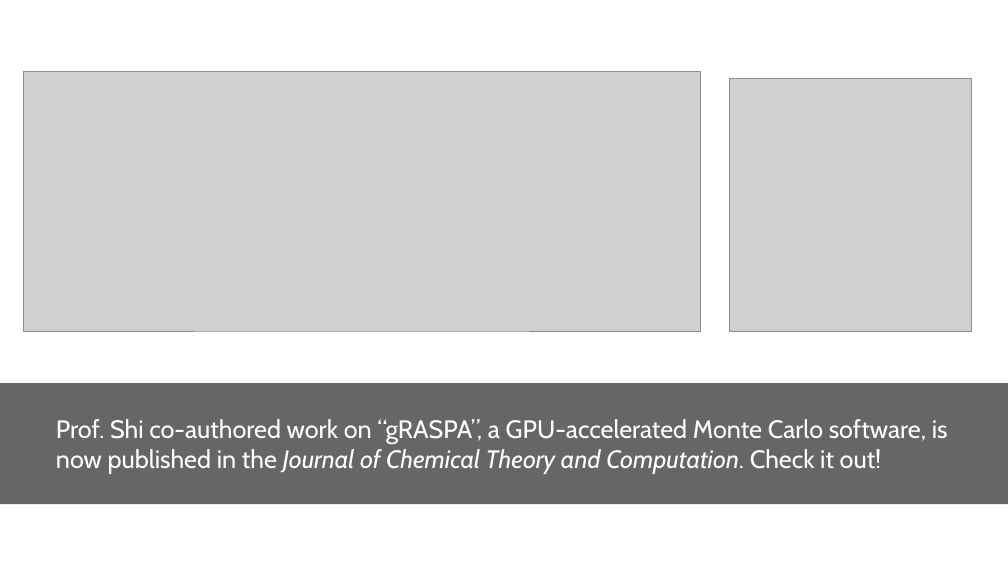
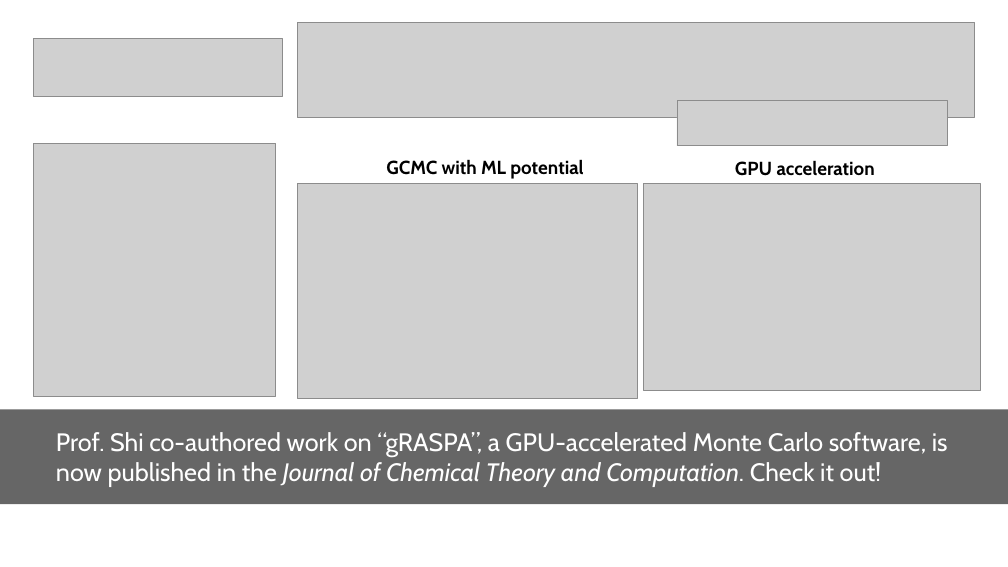
Before and after one commit to ShiResearchGroup/shiresearchgroup.github.io, a slide deck: slide 4 of assets/img/image_slider/images.pptx. Drawn at 1008x567 pixels with LibreOffice and Linux fonts; fonts in the diff are those of the drawing; grey boxes stand for pictures. Boxes give left, top, right and bottom in pixels: in the first picture for what was removed or moved away, otherwise in the second. Text is boxed around its words. In the diff, an @@ line names an element or a change of style, - is before the commit and + after.

```diff
--- a/assets/img/image_slider/images.pptx
+++ b/assets/img/image_slider/images.pptx
@@ picture: place and size @@
-picture at bbox=[23, 71, 700, 331]
+picture at bbox=[298, 22, 975, 117]
@@ picture added at bbox=[33, 39, 282, 98] @@
@@ picture added at bbox=[677, 101, 947, 146] @@
@@ picture: place and size @@
-picture at bbox=[730, 78, 972, 330]
+picture at bbox=[33, 144, 276, 396]
@@ text added at bbox=[386, 159, 583, 179], 18 pt, text #000000, bold @@
+GCMC with ML potential
@@ text added at bbox=[735, 160, 875, 176], 18 pt, text #000000, bold @@
+GPU acceleration
@@ picture added at bbox=[298, 184, 638, 398] @@
@@ picture added at bbox=[644, 184, 982, 390] @@
@@ rectangle: place and size @@
-rectangle at bbox=[0, 383, 1008, 504]
+rectangle at bbox=[0, 409, 1008, 504]
@@ text "Prof. Shi co-authored work on ...": place and size @@
-text "Prof. Shi co-authored work on ..." at bbox=[56, 419, 948, 474]
+text "Prof. Shi co-authored work on ..." at bbox=[56, 432, 948, 487]
```
Also in this commit, not shown: 4 other slides changed, 7 other files.
